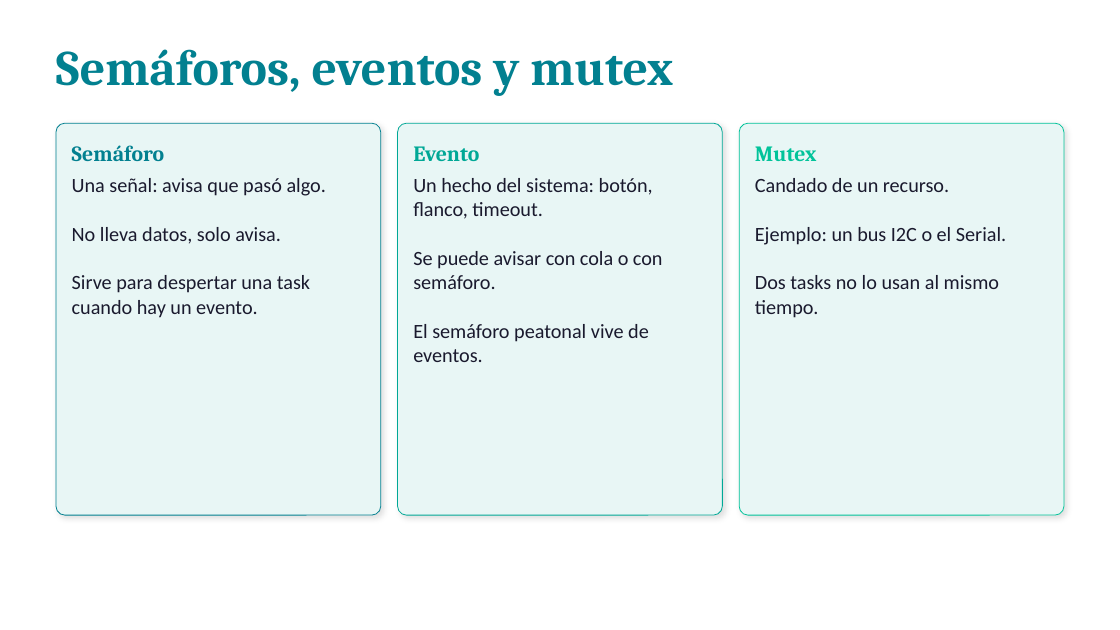
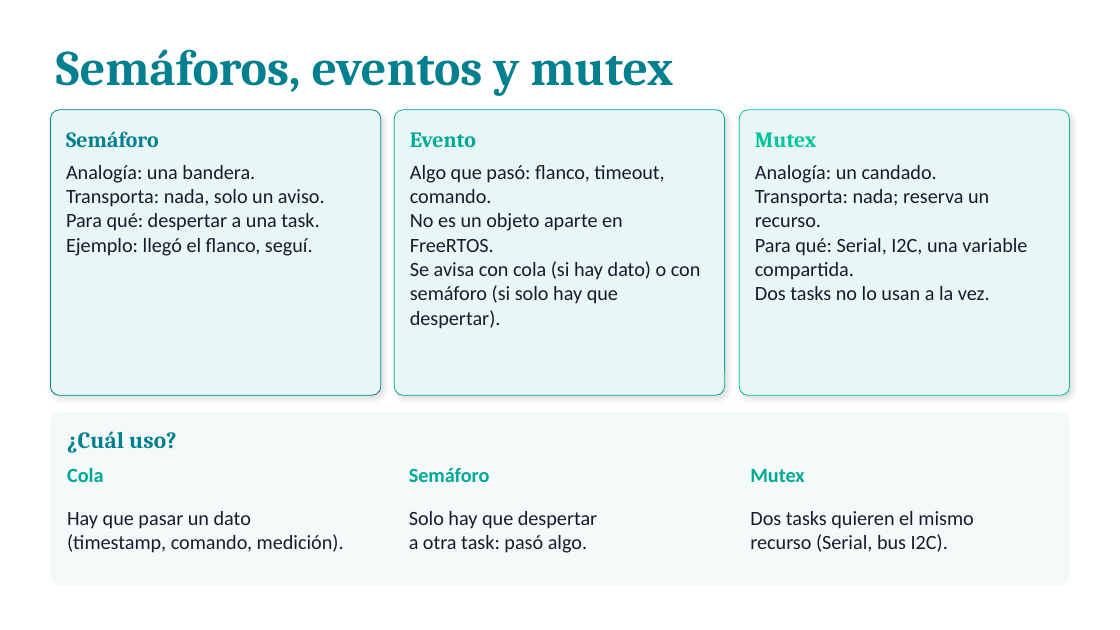
Before and after one commit to adricatena/TD2-FreeRTOS, a slide deck: slide 10 of FreeRTOS_Intro_ESP32.pptx. Drawn at 1120x630 pixels with LibreOffice and Linux fonts; fonts in the diff are those of the drawing. Boxes give left, top, right and bottom in pixels: in the first picture for what was removed or moved away, otherwise in the second. Text is boxed around its words. In the diff, an @@ line names an element or a change of style, - is before the commit and + after.

```diff
--- a/FreeRTOS_Intro_ESP32.pptx
+++ b/FreeRTOS_Intro_ESP32.pptx
@@ rounded rectangle: place and size @@
-rounded rectangle at bbox=[56, 123, 381, 515]
+rounded rectangle at bbox=[50, 110, 381, 395]
@@ rounded rectangle: place and size @@
-rounded rectangle at bbox=[398, 123, 722, 515]
+rounded rectangle at bbox=[394, 110, 725, 395]
@@ proportions changed in 3 elements at bbox=[50, 110, 381, 395], bbox=[394, 110, 725, 395], bbox=[739, 110, 1070, 395] @@
@@ rounded rectangle: place and size @@
-rounded rectangle at bbox=[739, 123, 1064, 515]
+rounded rectangle at bbox=[739, 110, 1070, 395]
@@ text "Semáforo": place and size @@
-text "Semáforo" at bbox=[72, 145, 165, 161]
+text "Semáforo" at bbox=[66, 131, 159, 147]
@@ text "Evento": place and size @@
-text "Evento" at bbox=[413, 146, 479, 161]
+text "Evento" at bbox=[410, 132, 476, 147]
@@ text "Mutex": place and size @@
-text "Mutex" at bbox=[755, 146, 817, 161]
+text "Mutex" at bbox=[755, 132, 817, 147]
@@ text at bbox=[66, 165, 325, 256]: text changed @@
-Una señal: avisa que pasó algo.
-No lleva datos, solo avisa.
-Sirve para despertar una task cuando hay un evento.
+Analogía: una bandera.
+Transporta: nada, solo un aviso.
+Para qué: despertar a una task.
+Ejemplo: llegó el flanco, seguí.
@@ text at bbox=[410, 165, 701, 329]: text changed @@
-Un hecho del sistema: botón, flanco, timeout.
-Se puede avisar con cola o con semáforo.
-El semáforo peatonal vive de eventos.
+Algo que pasó: flanco, timeout, comando.
+No es un objeto aparte en FreeRTOS.
+Se avisa con cola (si hay dato) o con semáforo (si solo hay que despertar).
@@ text at bbox=[755, 165, 1027, 300]: text changed @@
-Candado de un recurso.
-Ejemplo: un bus I2C o el Serial.
-Dos tasks no lo usan al mismo tiempo.
+Analogía: un candado.
+Transporta: nada; reserva un recurso.
+Para qué: Serial, I2C, una variable compartida.
+Dos tasks no lo usan a la vez.
@@ rounded rectangle added at bbox=[50, 412, 1070, 586], fill #F4FAFA @@
@@ text added at bbox=[67, 431, 176, 453], 15 pt, text #028090, bold @@
+¿Cuál uso?
@@ text added at bbox=[67, 467, 103, 482], 13 pt, text #00A896, bold @@
+Cola
@@ text added at bbox=[409, 468, 490, 482], 13 pt, text #00A896, bold @@
+Semáforo
@@ text added at bbox=[750, 469, 804, 482], 13 pt, text #00A896, bold @@
+Mutex
@@ text added at bbox=[67, 511, 344, 553], 13 pt, text #1A1A2E @@
+Hay que pasar un dato
+(timestamp, comando, medición).
@@ text added at bbox=[409, 511, 597, 553], 13 pt, text #1A1A2E @@
+Solo hay que despertar
+a otra task: pasó algo.
@@ text added at bbox=[750, 511, 973, 552], 13 pt, text #1A1A2E @@
+Dos tasks quieren el mismo
+recurso (Serial, bus I2C).
```
Also in this commit, not shown: 2 other slides changed.
